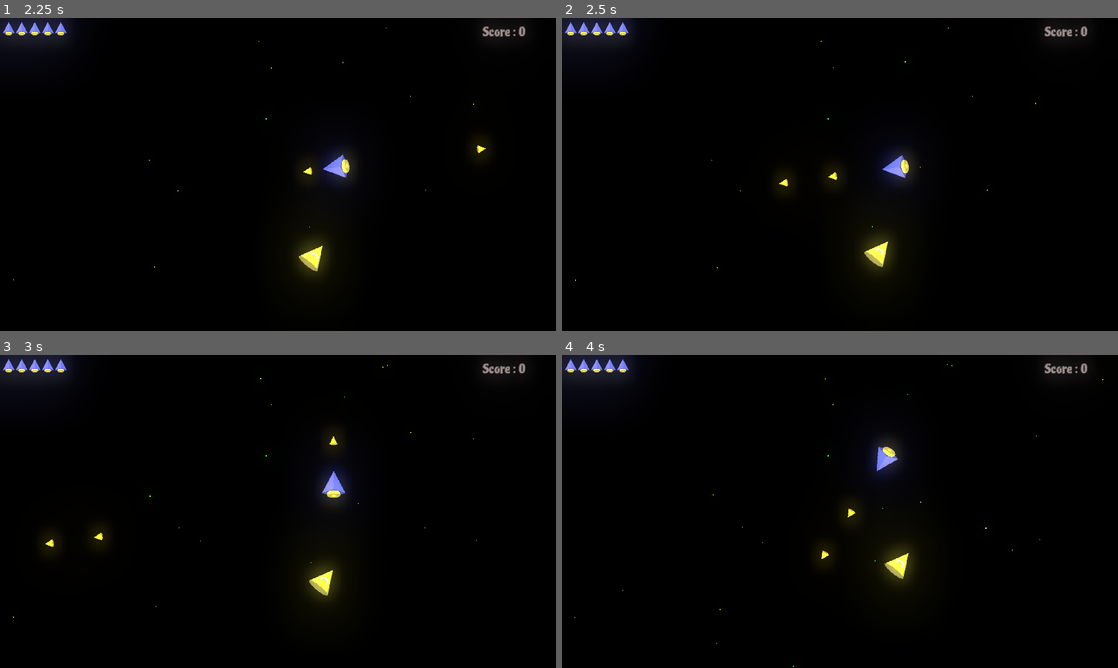
Above: before the commit, frames 1-4 (two rows, left to right).
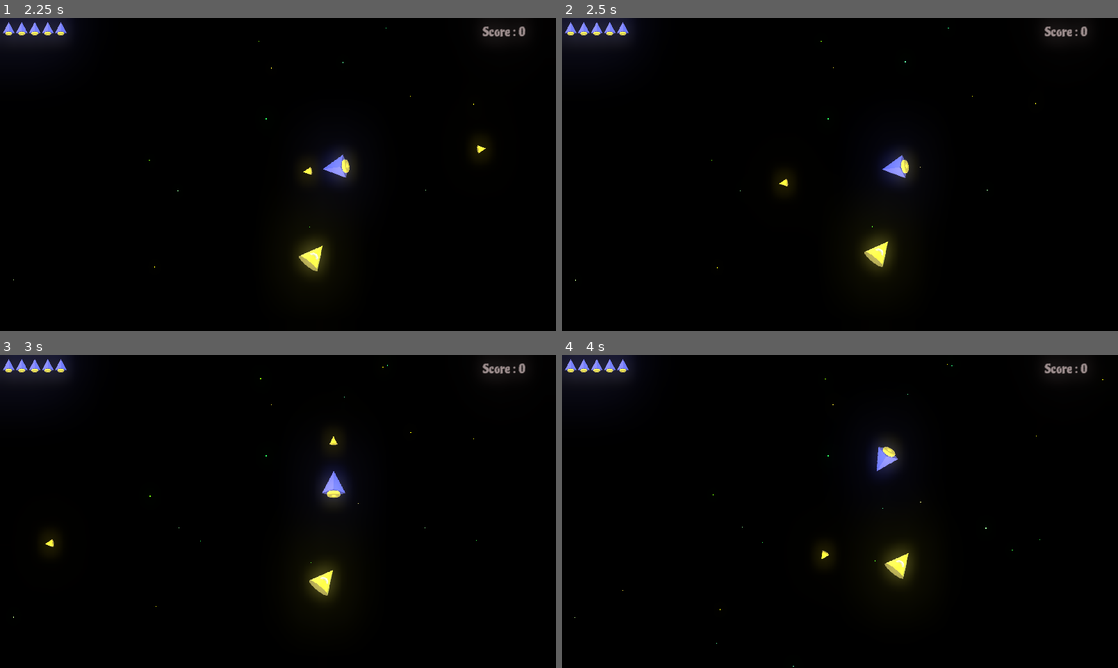
Above: after the commit, the same moments.

Repository: ufrshubham/OneClickRumble
Game: Godot game, scene res://scenes/MainMenu.tscn
Two runs of this game, one before a commit and one after it. Both use one fixed random seed, a clock stepped at 60 frames per second and the inputs below.
Inputs (mouse positions are in pixels of both pictures, inside the frame that each line leads up to):
- Up to frame 1 (2.25 s): click "Play" at 0.5 s; tap Enter at 1.25 s; move the mouse to (400, 158) at 1.27 s; hold Space (Fire) 1.28-2.03 s; move the mouse to (166, 190) at 2.02 s; tap Space (Fire) at 2.1 s
- Up to frame 2 (2.5 s): no input
- Up to frame 3 (3 s): move the mouse to (333, 442) at 2.77 s; hold Space (Fire) from 2.78 s (still down)
- Up to frame 4 (4 s): move the mouse to (812, 574) at 3.52 s; release Space (Fire) at 3.53 s; tap Space (Fire) at 3.6 s

Frame 1 is identical in both runs. In frame 2, less than 0.1% of the frame differs, in the area x 47-50%, y 48-53%; in frame 3, less than 0.1%, in the area x 16-19%, y 55-61%; in frame 4, less than 0.1%.

Commit message:
Fixed double fire issue

Diff:
--- a/project.godot
+++ b/project.godot
@@ -35,6 +35,7 @@
 window/size/fullscreen=true
 window/size/test_width=853
 window/size/test_height=480
+mouse_cursor/custom_image="res://Mouse.png"
 window/stretch/mode="2d"
 window/stretch/aspect="expand"
 
@@ -65,8 +66,7 @@
 
 Fire={
 "deadzone": 0.5,
-"events": [ Object(InputEventMouseButton,"resource_local_to_scene":false,"resource_name":"","device":0,"alt":false,"shift":false,"control":false,"meta":false,"command":false,"button_mask":0,"position":Vector2( 0, 0 ),"global_position":Vector2( 0, 0 ),"factor":1.0,"button_index":1,"pressed":false,"doubleclick":false,"script":null)
-, Object(InputEventKey,"resource_local_to_scene":false,"resource_name":"","device":0,"alt":false,"shift":false,"control":false,"meta":false,"command":false,"pressed":false,"scancode":32,"unicode":0,"echo":false,"script":null)
+"events": [ Object(InputEventKey,"resource_local_to_scene":false,"resource_name":"","device":0,"alt":false,"shift":false,"control":false,"meta":false,"command":false,"pressed":false,"scancode":32,"unicode":0,"echo":false,"script":null)
  ]
 }
 
--- a/scenes/Space.tscn
+++ b/scenes/Space.tscn
@@ -182,6 +182,7 @@
 volume_db = 1.0
 
 [node name="FireButton" type="TouchScreenButton" parent="."]
+visible = false
 shape = SubResource( 7 )
 action = "Fire"
 visibility_mode = 1
--- a/scripts/Space.gd
+++ b/scripts/Space.gd
@@ -121,4 +121,5 @@
 		add_child(additional_missile)
 
 func _on_FireTimer_timeout():
-	_fire()
+	if Input.is_action_pressed("Fire"):
+		_fire()
Binary file added: Mouse.png
